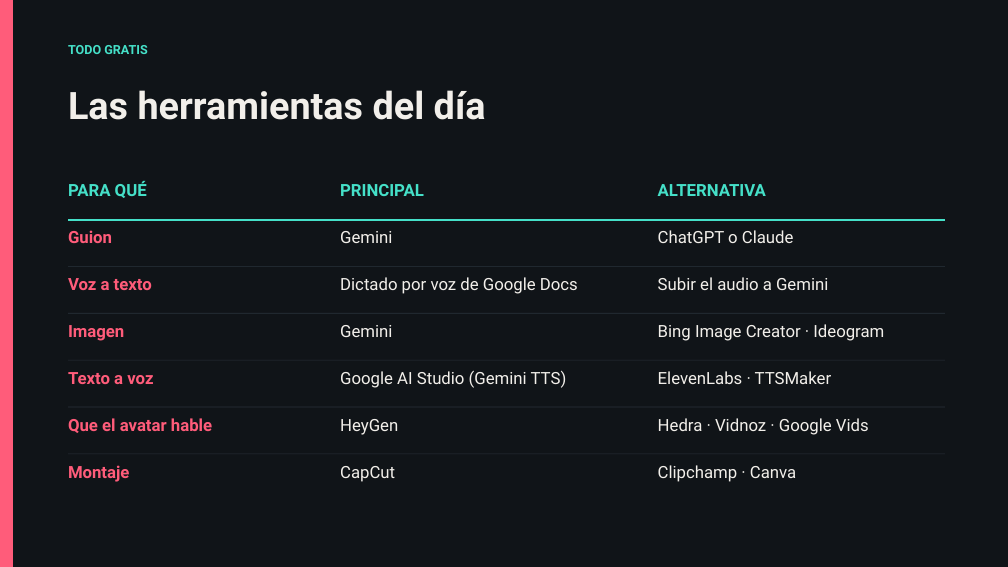
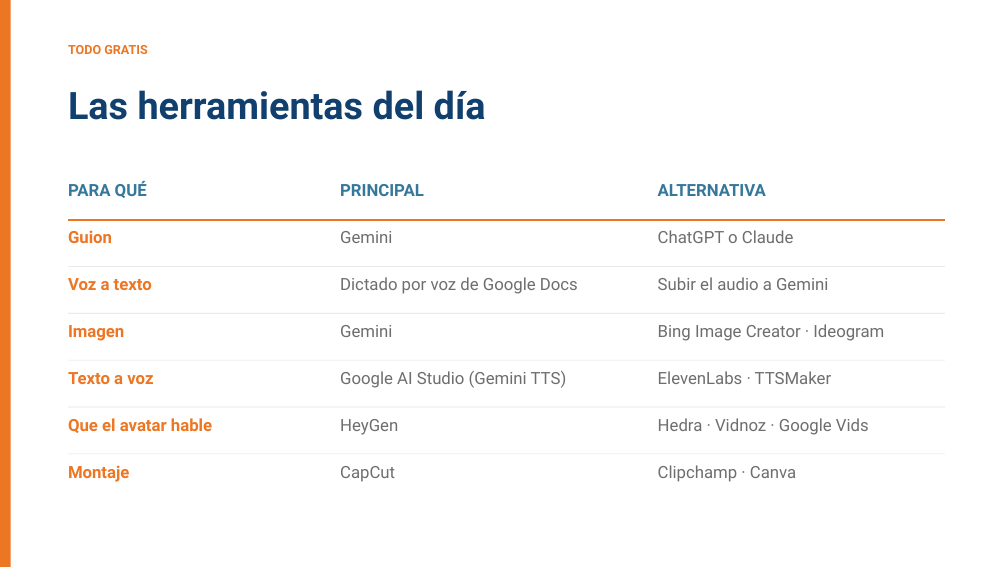
Before and after one commit to BioAITeamLearning/IntroInfo_2026_02_Ucaldas, a slide deck: slide 4 of _static/sesion06/S06_audio_imagen_video.pptx. Drawn at 1008x567 pixels with LibreOffice and Linux fonts; fonts in the diff are those of the drawing. Boxes give left, top, right and bottom in pixels: in the first picture for what was removed or moved away, otherwise in the second. Text is boxed around its words. In the diff, an @@ line names an element or a change of style, - is before the commit and + after.

```diff
--- a/_static/sesion06/S06_audio_imagen_video.pptx
+++ b/_static/sesion06/S06_audio_imagen_video.pptx
@@ background #101418 to #FFFFFF @@
@@ rectangle at bbox=[0, 0, 11, 567]: fill #FF5C7A to #ED7623 @@
@@ text "TODO GRATIS" at bbox=[68, 45, 148, 54]: text colour #45E0C8 to #ED7623 @@
@@ text "Las herramientas del día" at bbox=[68, 90, 486, 120]: text colour #F2EFEA to #11406E @@
@@ text colour #45E0C8 to #35789C in 3 elements at bbox=[68, 181, 147, 198], bbox=[340, 184, 424, 196], bbox=[658, 184, 766, 196] @@
@@ rectangle at bbox=[68, 219, 945, 221]: fill #45E0C8 to #ED7623 @@
@@ text colour #FF5C7A to #ED7623 in 6 elements at bbox=[68, 230, 112, 243], bbox=[68, 278, 152, 290], bbox=[68, 325, 124, 341], bbox=[68, 372, 153, 384], bbox=[68, 418, 212, 433], bbox=[68, 465, 130, 482] @@
@@ fill #2A333C to #E3E0DA in 5 elements at bbox=[68, 266, 945, 267], bbox=[68, 313, 945, 314], bbox=[68, 360, 945, 361], bbox=[68, 407, 945, 408], bbox=[68, 454, 945, 454] @@
@@ text colour #F2EFEA to #6E6E6E in 12 elements at bbox=[340, 231, 392, 243], bbox=[658, 230, 794, 243], bbox=[340, 277, 578, 294], bbox=[658, 277, 828, 290], bbox=[340, 325, 392, 337], bbox=[658, 324, 884, 341], bbox=[340, 371, 567, 388], bbox=[658, 371, 831, 384], bbox=[340, 419, 398, 435], bbox=[658, 418, 869, 435], bbox=[340, 466, 395, 482], bbox=[658, 465, 796, 482] @@
```
Also in this commit, not shown: 14 other slides changed, 5 other files.
